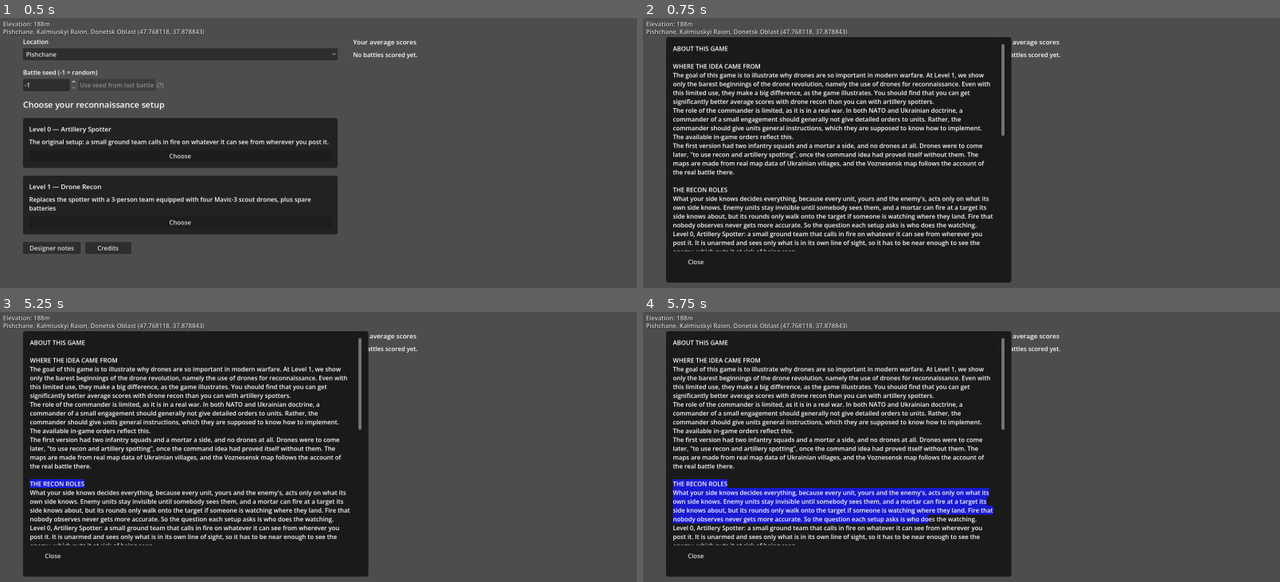
Above: before the commit, frames 1-4 (two rows, left to right).
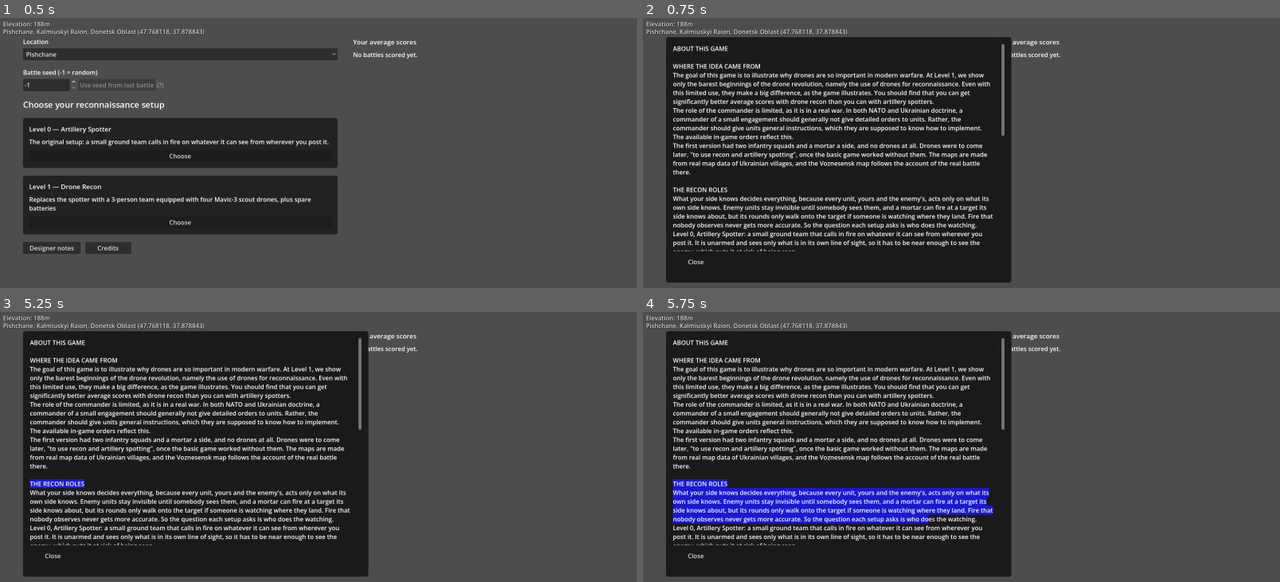
Above: after the commit, the same moments.

Repository: verybadcat/Drones
Game: Godot game, scene res://scenes/Main.tscn
The game is run twice, just before and just after one commit, with the same random seed, the same clock (stepped at 60 frames per second) and the same inputs. Sound files missing from this copy of the repository are replaced by a short silence.
Inputs (mouse positions are in pixels of both pictures, inside the frame that each line leads up to):
- Up to frame 1 (0.5 s): no input
- Up to frame 2 (0.75 s): click "Designer notes" at 0.5 s
- Up to frame 3 (5.25 s): click "Pishchane" at 1.25 s; click "Choose" at 2 s; click "Choose" at 2.75 s; click "Credits" at 3.5 s; tap Enter at 4.25 s; move the mouse to (458, 444) at 4.27 s; hold D 4.28-5 s; tap I at 4.35 s; click (458, 444) at 4.42 s; tap Space at 5 s; drag from (191, 471) to (286, 517) at 5.02 s
- Up to frame 4 (5.75 s): no input

Frame 1 is identical in both runs. In frame 2, 1.0% of the frame differs, in the area x 4-54%, y 49-59%; in frame 3, 1.0%; in frame 4, 1.0%.

Commit message:
Designer notes: the first-version paragraph no longer refers to a command idea the page does not introduce
Co-Authored-By: Claude Sonnet 5.5 <noreply@anthropic.com>

Diff:
--- a/scripts/level_select_screen.gd
+++ b/scripts/level_select_screen.gd
@@ -502,7 +502,7 @@
 		"WHERE THE IDEA CAME FROM",
 		"The goal of this game is to illustrate why drones are so important in modern warfare. At Level 1, we show only the b …(293 unchanged characters)…
 		"The role of the commander is limited, as it is in a real war. In both NATO and Ukrainian doctrine, a commander of a  …(225 unchanged characters)…
-		"The first version had two infantry squads and a mortar a  …(65 unchanged characters)… econ and artillery spotting\", once the command idea had proved itself without them. The maps are made from re …(105 unchanged characters)…
+		"The first version had two infantry squads and a mortar a  …(65 unchanged characters)… econ and artillery spotting\", once the basic game worked without them. The maps are made from re …(105 unchanged characters)…
 		"",
 		"THE RECON ROLES",
 		"What your side knows decides everything, because every unit, yours and the enemy's, acts only on what its own side k …(307 unchanged characters)…
Not shown, changed: docs/designs/tactical-commander-doctrine.md
